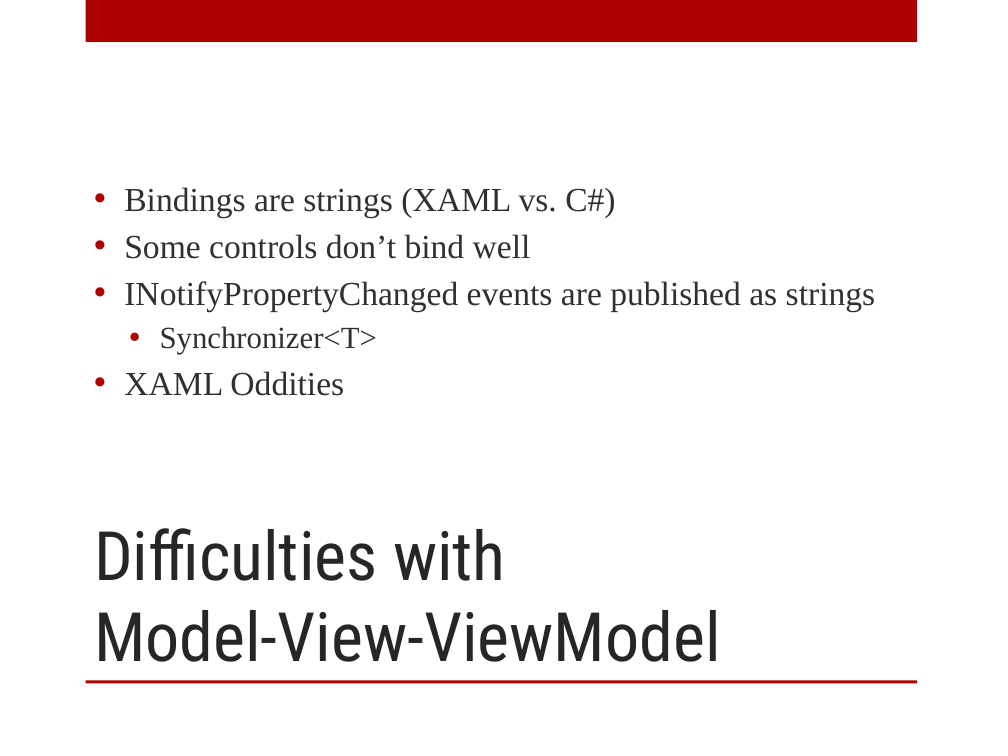
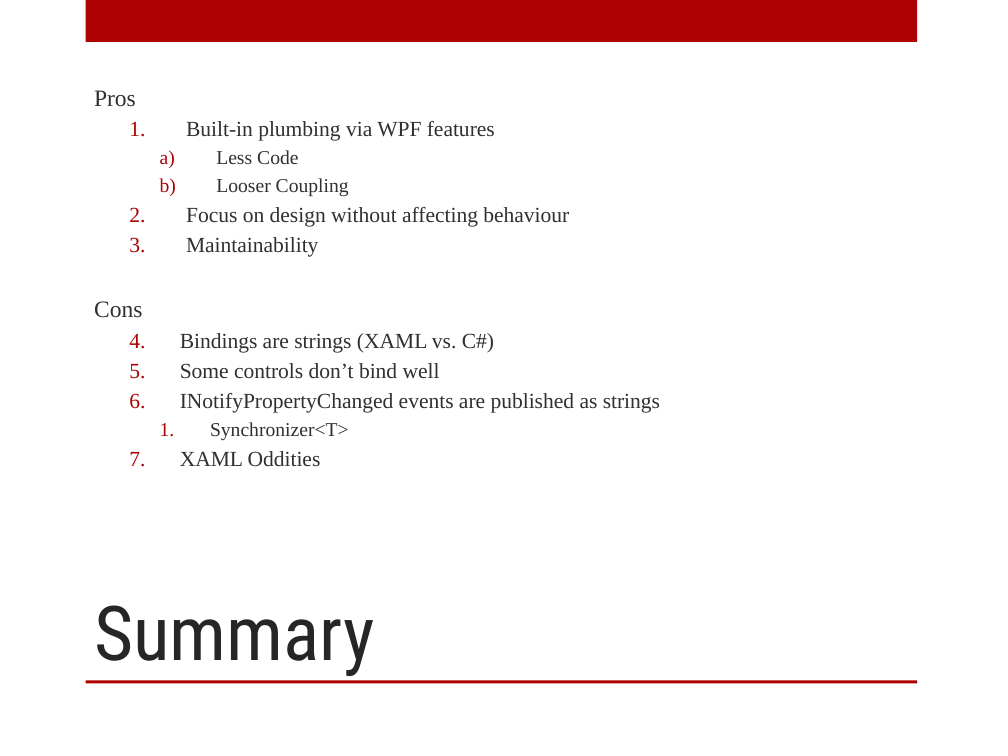
Before and after one commit to arcresources/MVPtoMVVM, a slide deck: slide 12 of docs/MVP to MVVM.pptx (slide 10 before the commit). Drawn at 1008x756 pixels with LibreOffice and Linux fonts; fonts in the diff are those of the drawing; background and template pictures are left out. Boxes give left, top, right and bottom in pixels: in the first picture for what was removed or moved away, otherwise in the second. Text is boxed around its words. In the diff, an @@ line names an element or a change of style, - is before the commit and + after.

```diff
--- a/docs/MVP to MVVM.pptx
+++ b/docs/MVP to MVVM.pptx
@@ text at [94, 90, 569, 318]: paragraphs added @@
+Pros
+  1. Built-in plumbing via WPF features
+    a) Less Code
+    b) Looser Coupling
+  2. Focus on design without affecting behaviour
+  3. Maintainability
+Cons
@@ text at [180, 333, 660, 467]: size 24 to 15.4 pt in "Bindings are strings (XAML vs. C#)", "Some controls don’t bind well", "INotifyPropertyChanged events are published as strings", "XAML Oddities"; size 22 to 14 pt in "Synchronizer<T>"; bullet • to 1.; list level 1 to 2 in "Bindings are strings (XAML vs. ..."; list level 1 to 2 in "Some controls don’t bind well"; list level 1 to 2 in "INotifyPropertyChanged events are published as ..."; list level 2 to 3 in "Synchronizer<T>"; list level 1 to 2 in "XAML Oddities" @@
@@ title at [94, 605, 375, 676]: text changed; size 48.6 to 54 pt @@
-Difficulties with
-Model-View-ViewModel
+Summary
```
Also in this commit, not shown: 6 other slides changed, 2 slides added, 1 slide removed, 2 other files.
